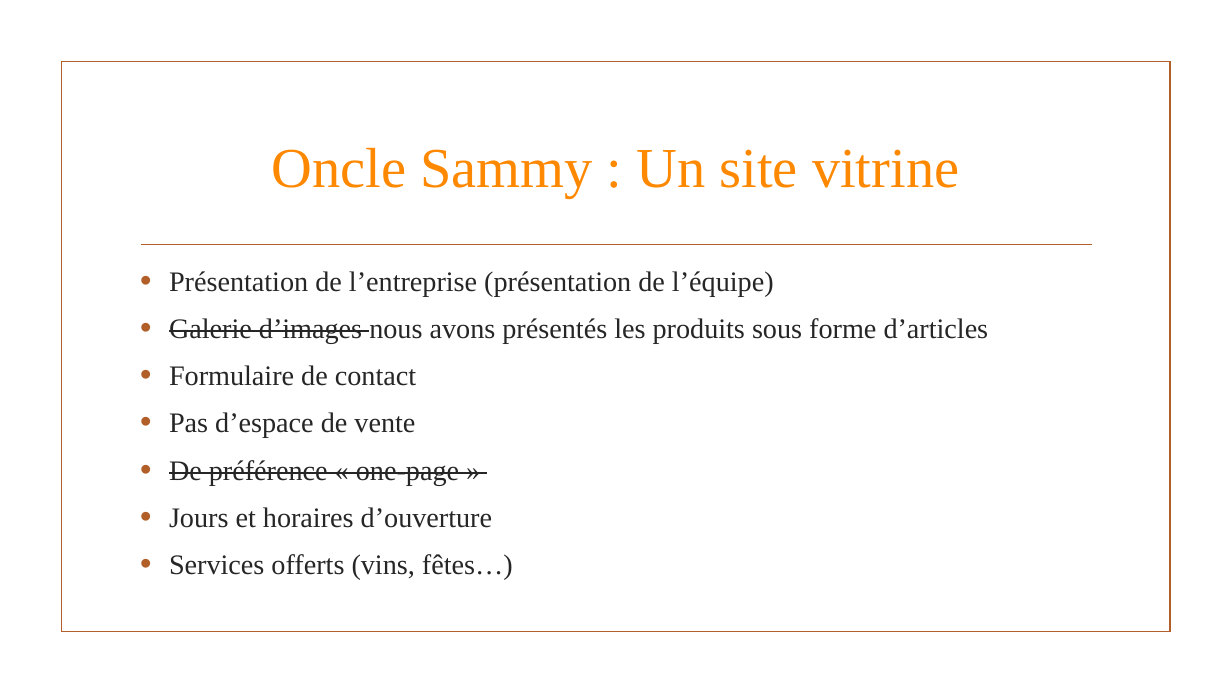
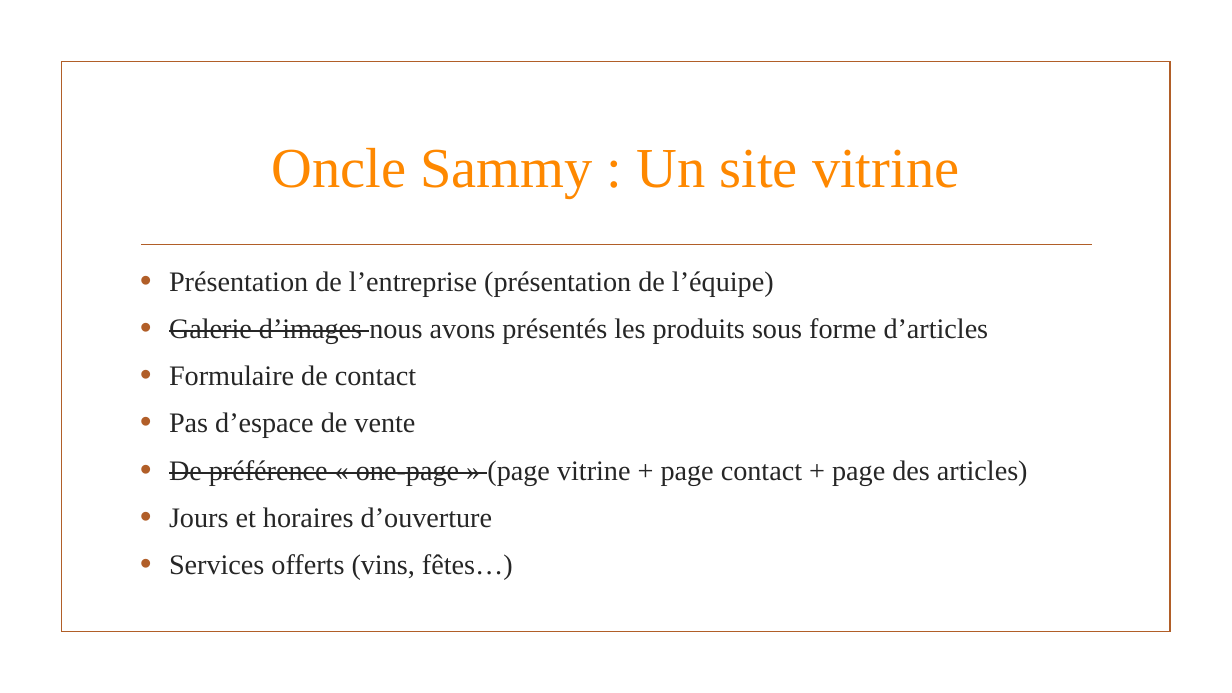
Before and after one commit to DebrayM/Oncle-Sammy, a slide deck: slide 2 of Grillades Oncle SAMMY site vitrine.pptx. Drawn at 1232x693 pixels with LibreOffice and Linux fonts; fonts in the diff are those of the drawing; background and template pictures are left out. Boxes give left, top, right and bottom in pixels: in the first picture for what was removed or moved away, otherwise in the second. Text is boxed around its words. In the diff, an @@ line names an element or a change of style, - is before the commit and + after.

```diff
--- a/Grillades Oncle SAMMY site vitrine.pptx
+++ b/Grillades Oncle SAMMY site vitrine.pptx
@@ text at bbox=[169, 460, 1028, 485]: text changed @@
-• De préférence « one-page »
+• De préférence « one-page » (page vitrine + page contact + page des articles)
```
Also in this commit, not shown: 5 other slides changed, 3 slides added, 1 slide removed, 2 other files.
